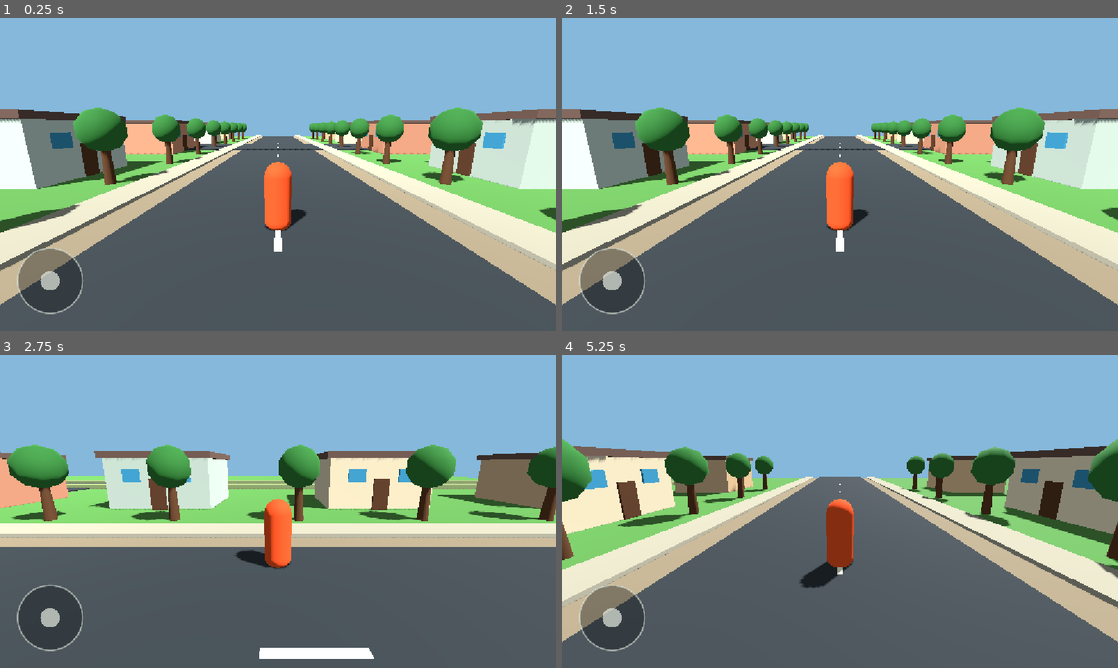
Above: before the commit, frames 1-4 (two rows, left to right).
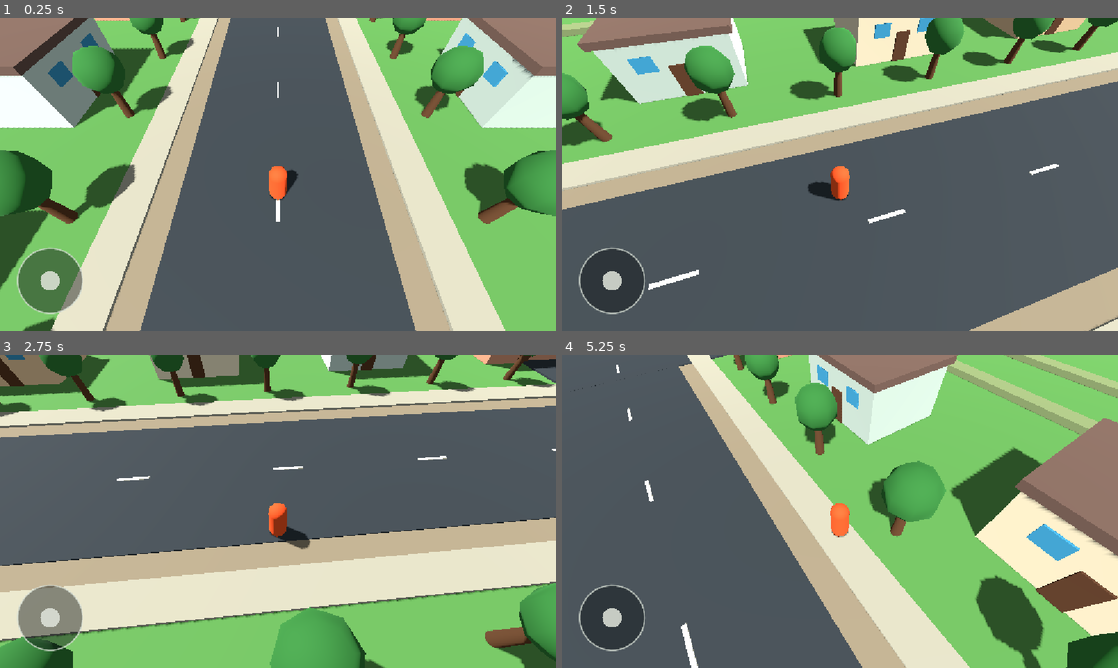
Above: after the commit, the same moments.

Repository: aohmn/GameDemo
Game: Godot game, scene res://scenes/boot/boot.tscn
Two runs of this game, one before a commit and one after it. Both use one fixed random seed, a clock stepped at 60 frames per second and the inputs below.
Inputs (mouse positions are in pixels of both pictures, inside the frame that each line leads up to):
- Up to frame 1 (0.25 s): no input
- Up to frame 2 (1.5 s): tap Enter at 0.5 s; drag from (612, 280) to (895, 105) at 0.52 s; drag from (728, 190) to (812, 237) at 1.27 s
- Up to frame 3 (2.75 s): tap Space at 2 s; move the mouse to (333, 442) at 2.02 s; hold Right (ui_right) from 2.03 s (still down); click (333, 442) at 2.17 s
- Up to frame 4 (5.25 s): release Right (ui_right) at 2.75 s; drag from (812, 574) to (673, 464) at 2.77 s; tap Enter at 3.5 s; move the mouse to (1006, 558) at 3.52 s; hold Left (ui_left) 3.53-4.25 s; click (1006, 558) at 3.67 s; drag from (673, 464) to (756, 433) at 4.27 s; tap Space at 5 s; move the mouse to (867, 511) at 5.02 s; hold Down (ui_down) from 5.03 s (still down); click (867, 511) at 5.17 s

The runs differ from the first frame. In frame 1, 75% of the frame differs, in the area x 0-100%, y 0-100%; in frame 2, 66%; in frame 3, 97%; in frame 4, 81%.

Commit message:
Fix virtual joystick touch input

Diff:
--- a/world/map/player_controller.gd
+++ b/world/map/player_controller.gd
@@ -4,10 +4,13 @@
 @export var move_speed: float = 5.0
 @export var acceleration: float = 18.0
 @export var gravity: float = 18.0
-@export var camera_sensitivity: float = 0.005
+@export var camera_follow_speed: float = 5.0
 
 @onready var camera_pivot: Node3D = $CameraPivot
 @onready var joystick: Node = get_node("../HUD/Joystick")
+
+var _movement_basis_yaw: float = 0.0
+var _was_moving: bool = false
 
 
 func _physics_process(delta: float) -> void:
@@ -15,7 +18,7 @@
 		"ui_left",
 		"ui_right",
 		"ui_up",
-        "ui_down"
+		"ui_down"
 	)
 
 	var touch_input: Vector2 = joystick.get_direction()
@@ -23,6 +26,15 @@
 
 	if touch_input.length() > keyboard_input.length():
 		input_vector = touch_input
+
+	var has_input := input_vector.length() > 0.08
+
+	# Khóa hướng camera tại thời điểm bắt đầu kéo joystick.
+	# Camera có thể xoay mà hướng di chuyển không bị lệch theo.
+	if has_input and not _was_moving:
+		_movement_basis_yaw = camera_pivot.rotation.y
+
+	_was_moving = has_input
 
 	var direction := Vector3(
 		input_vector.x,
@@ -32,11 +44,26 @@
 
 	direction = direction.rotated(
 		Vector3.UP,
-		camera_pivot.rotation.y
+		_movement_basis_yaw
 	)
 
 	if direction.length() > 0.08:
 		direction = direction.normalized()
+
+		# Camera tự xoay ra phía sau hướng di chuyển.
+		var target_yaw := atan2(
+			-direction.x,
+			-direction.z
+		)
+
+		camera_pivot.rotation.y = lerp_angle(
+			camera_pivot.rotation.y,
+			target_yaw,
+			clampf(camera_follow_speed * delta, 0.0, 1.0)
+		)
+
+		# Nhân vật quay mặt theo hướng đang đi.
+		look_at(global_position + direction, Vector3.UP)
 
 	var target_velocity := direction * move_speed
 
@@ -45,6 +72,7 @@
 		target_velocity.x,
 		acceleration * delta
 	)
+
 	velocity.z = move_toward(
 		velocity.z,
 		target_velocity.z,
@@ -57,25 +85,3 @@
 		velocity.y = 0.0
 
 	move_and_slide()
-
-	if direction.length() > 0.08:
-		look_at(global_position + direction, Vector3.UP)
-
-
-func _unhandled_input(event: InputEvent) -> void:
-	if event is InputEventScreenDrag:
-		var drag := event as InputEventScreenDrag
-		var screen_width := get_viewport().get_visible_rect().size.x
-
-		# Vuốt bên phải màn hình để xoay camera.
-		if drag.position.x > screen_width * 0.4:
-			camera_pivot.rotation.y -= (
-				drag.relative.x * camera_sensitivity
-			)
-
-			camera_pivot.rotation.x = clamp(
-				camera_pivot.rotation.x
-				- drag.relative.y * camera_sensitivity,
-				-0.75,
-				-0.12
-			)
--- a/world/map/scenes/map_root.tscn
+++ b/world/map/scenes/map_root.tscn
@@ -38,8 +38,8 @@
 position = Vector3(0, 1.5, 0)
 
 [node name="SpringArm3D" type="SpringArm3D" parent="Player/CameraPivot"]
-rotation_degrees = Vector3(-12, 0, 0)
-spring_length = 5.5
+rotation_degrees = Vector3(-55, 0, 0)
+spring_length = 8.0
 collision_mask = 1
 
 [node name="Camera3D" type="Camera3D" parent="Player/CameraPivot/SpringArm3D"]
@@ -57,5 +57,5 @@
 offset_top = -184.0
 offset_right = 184.0
 offset_bottom = -24.0
-mouse_filter = 0
+mouse_filter = 2
 script = ExtResource("3_joystick")
--- a/world/map/virtual_joystick.gd
+++ b/world/map/virtual_joystick.gd
@@ -5,77 +5,88 @@
 
 
 func _ready() -> void:
-    queue_redraw()
+	set_process_input(true)
+	queue_redraw()
 
 
 func get_direction() -> Vector2:
-    return _direction
+	return _direction
 
 
-func _gui_input(event: InputEvent) -> void:
-    if event is InputEventScreenTouch:
-        var touch := event as InputEventScreenTouch
-
-        if touch.pressed:
-            if _touch_index == -1 and get_global_rect().has_point(
-                touch.position
-            ):
-                _touch_index = touch.index
-                _update_direction(touch.position)
-                accept_event()
-        elif touch.index == _touch_index:
-            _touch_index = -1
-            _direction = Vector2.ZERO
-            queue_redraw()
-            accept_event()
-
-    elif event is InputEventScreenDrag:
-        var drag := event as InputEventScreenDrag
-
-        if drag.index == _touch_index:
-            _update_direction(drag.position)
-            accept_event()
+func is_active() -> bool:
+	return _touch_index != -1
 
 
-func _update_direction(screen_position: Vector2) -> void:
-    var local_position := (
-        get_global_transform_with_canvas().affine_inverse()
-        * screen_position
-    )
+func _screen_to_local(screen_position: Vector2) -> Vector2:
+	var inverse := get_global_transform_with_canvas().affine_inverse()
+	return inverse * screen_position
 
-    var center := size * 0.5
-    var radius := minf(size.x, size.y) * 0.42
-    var offset := local_position - center
 
-    if radius > 0.0:
-        _direction = offset.limit_length(radius) / radius
+func _input(event: InputEvent) -> void:
+	if event is InputEventScreenTouch:
+		var touch := event as InputEventScreenTouch
 
-    queue_redraw()
+		if touch.pressed:
+			if _touch_index == -1:
+				var local_pos := _screen_to_local(touch.position)
+				var touch_area := Rect2(Vector2.ZERO, size)
+
+				if touch_area.has_point(local_pos):
+					_touch_index = touch.index
+					_update_direction(local_pos)
+					get_viewport().set_input_as_handled()
+		else:
+			if touch.index == _touch_index:
+				_touch_index = -1
+				_direction = Vector2.ZERO
+				queue_redraw()
+				get_viewport().set_input_as_handled()
+
+	elif event is InputEventScreenDrag:
+		var drag := event as InputEventScreenDrag
+
+		if drag.index == _touch_index:
+			var local_pos := _screen_to_local(drag.position)
+			_update_direction(local_pos)
+			get_viewport().set_input_as_handled()
+
+
+func _update_direction(local_position: Vector2) -> void:
+	var center := size * 0.5
+	var radius := minf(size.x, size.y) * 0.42
+	var offset := local_position - center
+
+	if radius > 0.0:
+		_direction = offset.limit_length(radius) / radius
+	else:
+		_direction = Vector2.ZERO
+
+	queue_redraw()
 
 
 func _draw() -> void:
-    var center := size * 0.5
-    var radius := minf(size.x, size.y) * 0.42
+	var center := size * 0.5
+	var radius := minf(size.x, size.y) * 0.42
 
-    draw_circle(
-        center,
-        radius,
-        Color(0.04, 0.06, 0.07, 0.38)
-    )
+	draw_circle(
+		center,
+		radius,
+		Color(0.04, 0.06, 0.07, 0.45)
+	)
 
-    draw_arc(
-        center,
-        radius,
-        0.0,
-        TAU,
-        48,
-        Color(0.85, 0.88, 0.84, 0.65),
-        3.0,
-        true
-    )
+	draw_arc(
+		center,
+		radius,
+		0.0,
+		TAU,
+		48,
+		Color(0.85, 0.88, 0.84, 0.75),
+		3.0,
+		true
+	)
 
-    draw_circle(
-        center + _direction * radius * 0.58,
-        radius * 0.30,
-        Color(0.88, 0.90, 0.86, 0.72)
-    )
+	draw_circle(
+		center + _direction * radius * 0.58,
+		radius * 0.30,
+		Color(0.88, 0.90, 0.86, 0.85)
+	)
Not shown, changed: CHANGELOG.md
